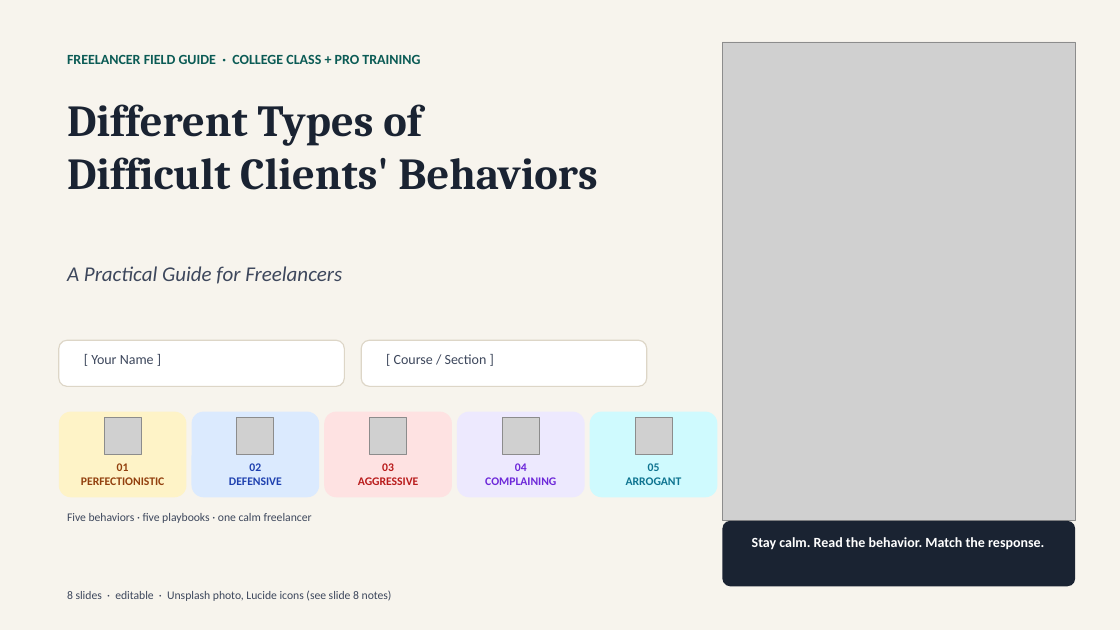
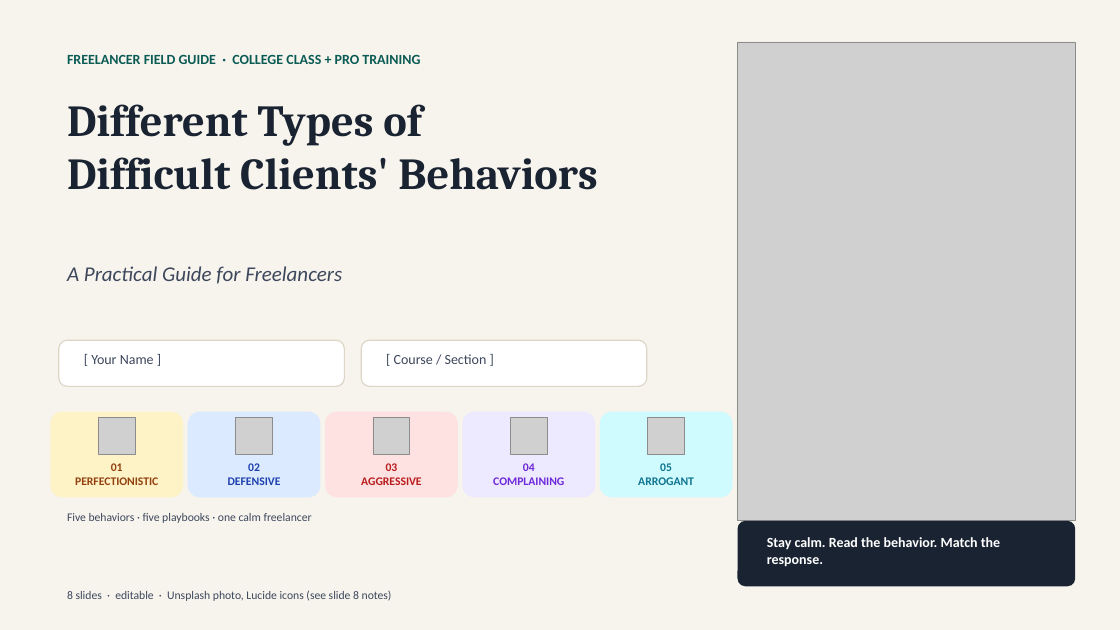
Before and after one commit to alaa-shehata6/test, a slide deck: slide 1 of Difficult_Clients_Behaviors_Final.pptx. Drawn at 1120x630 pixels with LibreOffice and Linux fonts; fonts in the diff are those of the drawing; grey boxes stand for pictures. Boxes give left, top, right and bottom in pixels: in the first picture for what was removed or moved away, otherwise in the second. Text is boxed around its words. In the diff, an @@ line names an element or a change of style, - is before the commit and + after.

Commit message:
Update presentation file

```diff
--- a/Difficult_Clients_Behaviors_Final.pptx
+++ b/Difficult_Clients_Behaviors_Final.pptx
@@ picture: place and size @@
-picture at box(723, 42, 1075, 521)
+picture at box(738, 42, 1075, 521)
@@ rounded rectangle: place and size @@
-rounded rectangle at box(59, 412, 187, 497)
+rounded rectangle at box(50, 412, 183, 497)
@@ picture: place and size @@
-picture at box(104, 418, 141, 455)
+picture at box(98, 418, 135, 455)
@@ rounded rectangle: place and size @@
-rounded rectangle at box(192, 412, 319, 497)
+rounded rectangle at box(187, 412, 320, 497)
@@ rounded rectangle: place and size @@
-rounded rectangle at box(324, 412, 452, 497)
+rounded rectangle at box(325, 412, 458, 497)
@@ rounded rectangle: place and size @@
-rounded rectangle at box(457, 412, 585, 497)
+rounded rectangle at box(462, 412, 595, 497)
@@ picture: place and size @@
-picture at box(502, 418, 539, 455)
+picture at box(511, 418, 548, 455)
@@ rounded rectangle: place and size @@
-rounded rectangle at box(590, 412, 718, 497)
+rounded rectangle at box(600, 412, 733, 497)
@@ picture: place and size @@
-picture at box(635, 418, 672, 455)
+picture at box(648, 418, 685, 455)
@@ text "01": place and size @@
-text "01" at box(81, 463, 164, 485)
+text "01" at box(75, 463, 158, 485)
@@ text "04": place and size @@
-text "04" at box(485, 463, 556, 485)
+text "04" at box(493, 463, 564, 485)
@@ text "05": place and size @@
-text "05" at box(626, 463, 682, 485)
+text "05" at box(638, 463, 694, 485)
@@ rounded rectangle: place and size @@
-rounded rectangle at box(723, 521, 1075, 586)
+rounded rectangle at box(738, 521, 1075, 586)
@@ text "Stay calm. Read the behavior. ..." rewrapped from box(752, 537, 1044, 550) to box(767, 537, 1000, 567) @@
```
